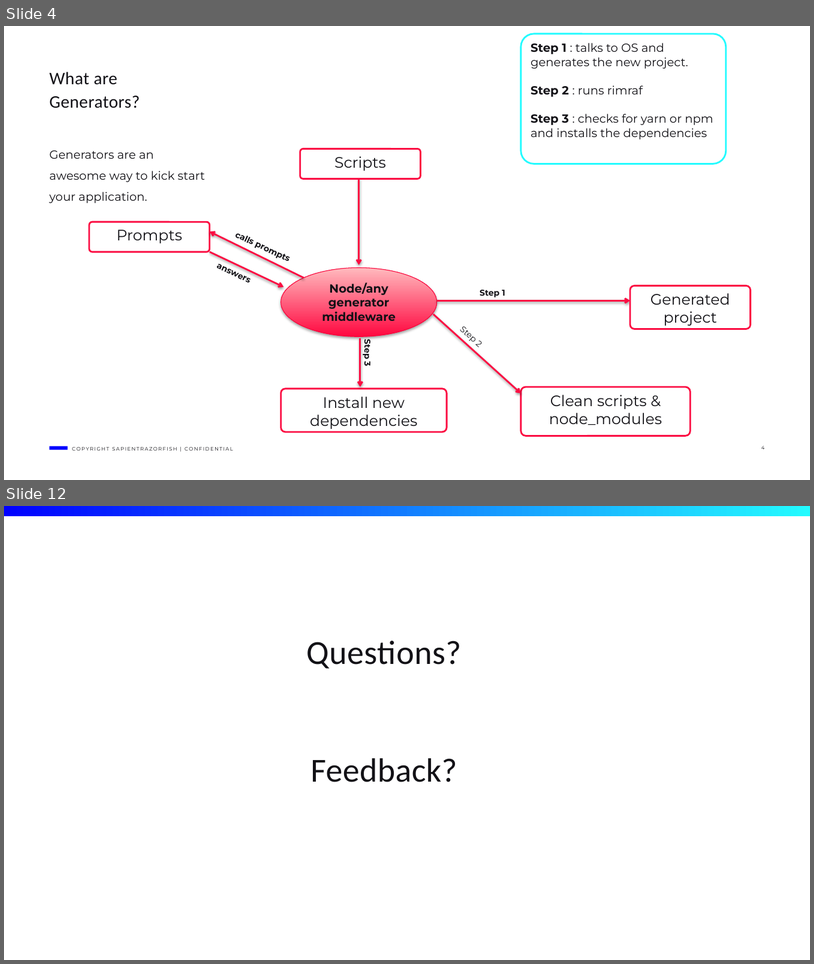
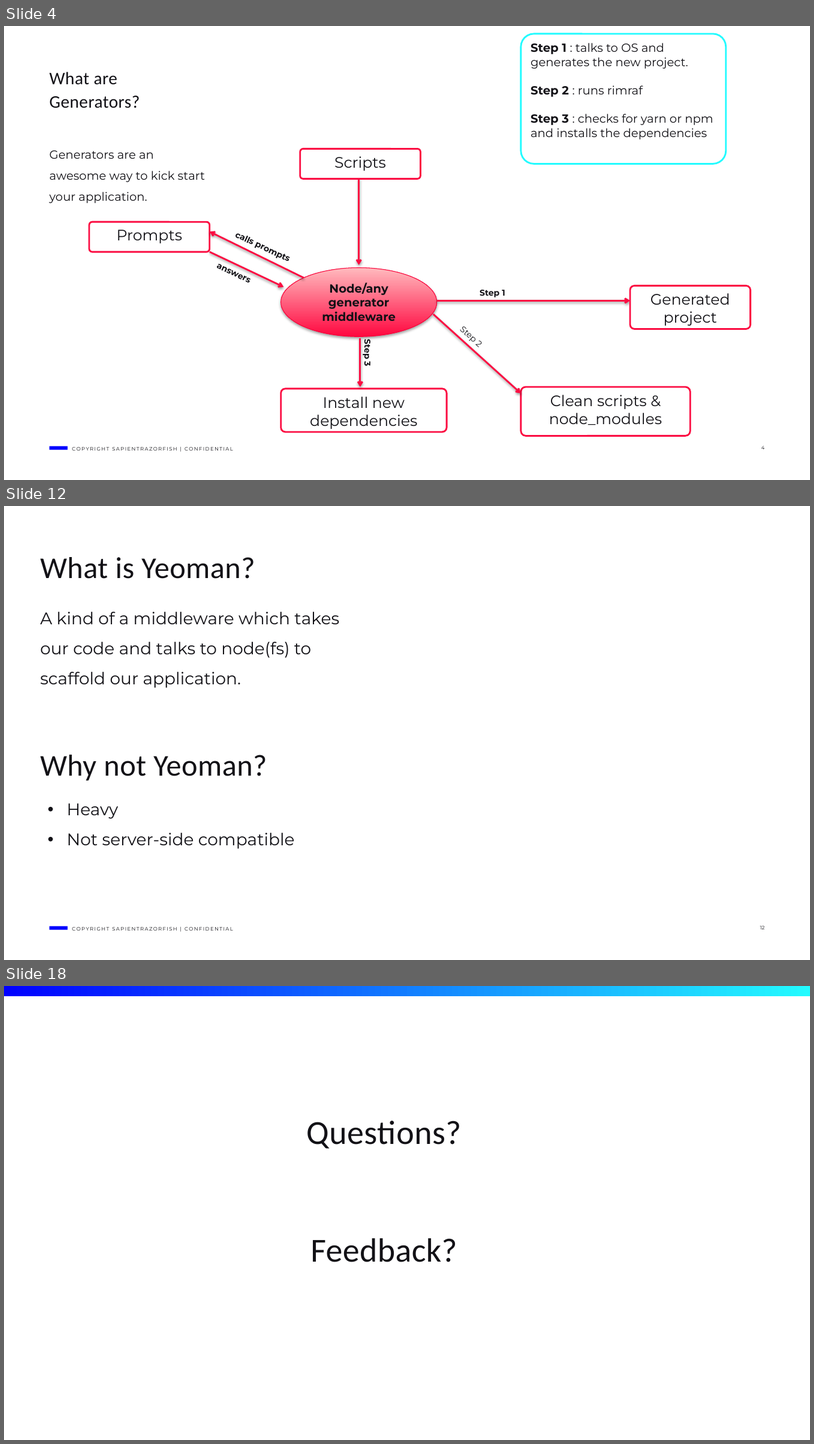
Before and after one commit to dalalayan1/shell-generator, a slide deck: generators.pptx. Shown one above the other, each under a label of ours: slides 4 and 12 before the commit, slides 4, 12 and 18 after it; the slides between them are not shown. The pictures are 814x964 and 814x1444 pixels, drawn with LibreOffice and Linux fonts; fonts in the diff are those of the drawing; background and template pictures are left out. Boxes give left, top, right and bottom in pixels: in the first picture for what was removed or moved away, otherwise in the second. Text is boxed around its words. In the diff, an @@ line names an element or a change of style, - is before the commit and + after.

```diff
--- a/generators.pptx
+++ b/generators.pptx
@@ slide 12 added at bbox=[4, 506, 810, 960], background #FFFFFF; not listed: 3 template elements that a slide beside it also shows @@
@@ title added at bbox=[40, 557, 255, 579], 36 pt, text #121116 @@
+What is Yeoman?
@@ text added at bbox=[40, 612, 339, 688], 20 pt, text #121116 @@
+A kind of a middleware which takes our code and talks to node(fs) to scaffold our application.
@@ text added at bbox=[40, 754, 267, 780], 36 pt, text #121116 @@
+Why not Yeoman?
@@ text added at bbox=[67, 803, 295, 849], 20 pt, text #121116 @@
+• Heavy
+• Not server-side compatible
@@ what was slide 12 is now slide 18 @@
```
Also in this commit, not shown: 6 slides changed, 6 other slides added, 1 slide removed.
